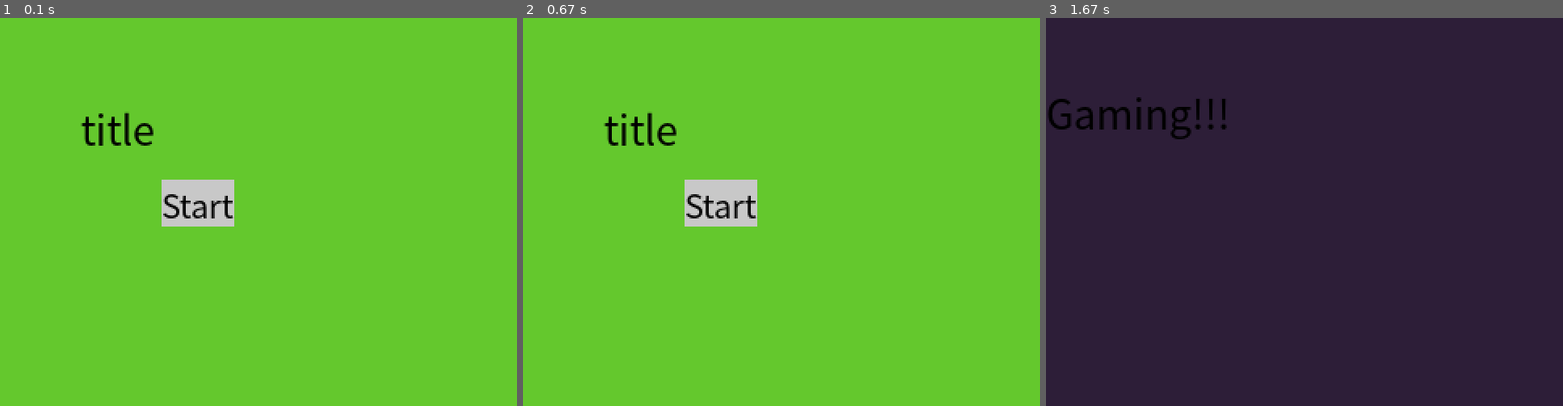
Above: before the commit, frames 1-3 (left to right).
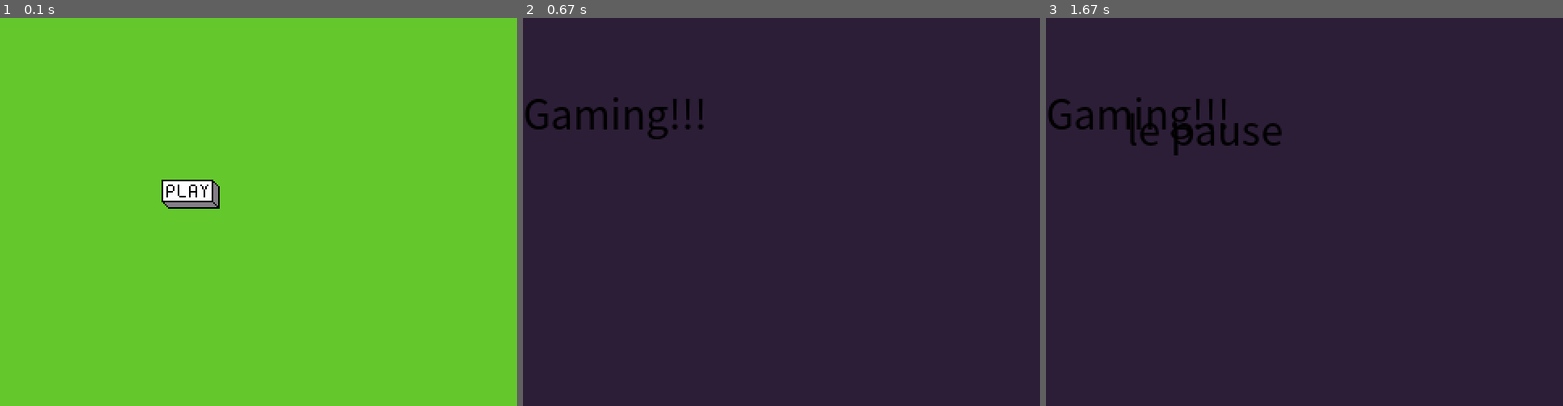
Above: after the commit, the same moments.

Repository: Galgunn/PygamePracticeNew
Game: pygame game, started from YourVeryOwnRamielGame/code/game_loop.py
Two runs of this game, one before a commit and one after it. Both use one fixed random seed, a clock stepped at 60 frames per second and the inputs below.
Inputs (mouse positions are in pixels of both pictures, inside the frame that each line leads up to):
- Up to frame 1 (0.1 s): no input
- Up to frame 2 (0.67 s): press the mouse at (709, 192) at 0.37 s; move the mouse to (667, 173) at 0.47 s; release the mouse at (621, 153) at 0.6 s
- Up to frame 3 (1.67 s): tap Enter at 0.67 s

The runs differ from the first frame. In frame 1, 2.1% of the frame differs, in the area x 15-46%, y 24-54%; in frame 2, 100%, in the area x 0-100%, y 0-100%; in frame 3, 0.7%.

Commit message:
added assets

Diff:
--- a/YourVeryOwnRamielGame/code/game_loop.py
+++ b/YourVeryOwnRamielGame/code/game_loop.py
@@ -1,5 +1,5 @@
 import pygame, sys
-from scripts.utils import draw_text
+from scripts.utils import draw_text, Animation,load_images
 from title_screen import Title
 
 pygame.init()
@@ -18,6 +18,10 @@
         self.state_stack = []
         self.font = pygame.font.SysFont('mspgothic', 25)
         self.load_states()
+
+        self.assets = {
+            'start_button': Animation(load_images('titleMenu', (1, 1, 1)), 10, True)
+        }
 
     def run(self):
         while self.running:
--- a/YourVeryOwnRamielGame/code/scripts/utils.py
+++ b/YourVeryOwnRamielGame/code/scripts/utils.py
@@ -1,10 +1,46 @@
-import pygame
+import pygame, os
+
+BASE_IMG_PATH = 'YourVeryOwnRamielGame/assets/images/'
 
 def draw_text(surf, font, text, color, pos):
     text_surf = font.render(text, True, color)
     #text_surf.set_colorkey((0, 0, 0))
     text_rect = text_surf.get_rect()
-    print(f'first rect:', text_rect)
     text_rect.topleft = pos
-    print(f'second:', text_rect)
     surf.blit(text_surf, text_rect)
+
+def load_image(path, colorkey=(0, 0, 0)):
+    img = pygame.image.load(BASE_IMG_PATH + path).convert_alpha()
+    img.set_colorkey(colorkey)
+    return img
+
+def load_images(path, colorkey=(0, 0, 0)):
+    images = []
+    for img_name in sorted(os.listdir(BASE_IMG_PATH + path)):
+        images.append(load_image(path + '/' + img_name, colorkey))
+    return images
+
+class Animation():
+    def __init__(self, images, frame_dur, loop=True):
+        self.images = images
+        self.frame_dur = frame_dur
+        self.loop = loop
+        self.done = False
+        self.frame = 0
+
+    def copy(self):
+        return Animation(self.images, self.frame_dur, self.loop)
+
+    def update(self):
+        if self.loop:
+            self.frame = (self.frame + 1) % (self.frame_dur * len(self.images))
+        else:
+            self.frame = min(self.frame + 1, self.frame_dur * len(self.images) - 1)
+            if self.frame >= self.frame_dur * len(self.images) - 1:
+                self.done = True
+
+    def reset(self):
+        self.frame = 0
+
+    def img(self):
+        return self.images[int(self.frame / self.frame_dur)]
--- a/YourVeryOwnRamielGame/code/title_screen.py
+++ b/YourVeryOwnRamielGame/code/title_screen.py
@@ -1,5 +1,5 @@
 from scripts.state import State
-from scripts.utils import draw_text
+from scripts.utils import draw_text, Animation, load_images
 from game import Game
 import pygame
 
@@ -8,23 +8,30 @@
         super().__init__(game)
         self.title_font = pygame.font.SysFont('mspgothic', 20)
         self.font_surf = self.title_font.render('Start', True, (0, 0, 0), (200, 200, 200))
-        self.font_rect = self.font_surf.get_rect()
+        self.font_rect = self.font_surf.get_rect(topleft=(100, 100))
+
+        self.rect= pygame.Rect(100, 100, 33, 14)
 
     def update(self):
         mpos = pygame.mouse.get_pos()
-        mpos = (mpos[0] * 2, mpos[1] * 2)
+        mpos = (mpos[0] / 2, mpos[1] / 2)
         if self.game.menu_options['enter']:
             new_state = Game(self.game)
             new_state.enter_state()
-        if self.game.menu_options['left_click']:
-            if self.font_rect.collidepoint(mpos):
-                self.font_surf = self.title_font.render('Start', True, (0, 0, 0), (100, 100, 200))
+        if self.rect.collidepoint(mpos):
+            self.game.assets['start_button'].update()
+            if self.game.menu_options['left_click']:
+                new_state = Game(self.game)
+                new_state.enter_state()
+        else:
+            self.game.assets['start_button'].reset()
         self.game.reset_keys()
+
 
         #print(mpos)
 
 
     def render(self, surf):
         surf.fill((100,200,45))
-        draw_text(surf, self.game.font, 'title', (0,0,0), (50, 50))
-        surf.blit(self.font_surf, (100, 100))
+        # pygame.draw.rect(surf, (45, 45, 45), self.rect, 1)
+        surf.blit(self.game.assets['start_button'].img(), self.rect)
Binary file added: YourVeryOwnRamielGame/assets/images/titleMenu/00.png
Binary file added: YourVeryOwnRamielGame/assets/images/titleMenu/01.png
Not shown, added: YourVeryOwnRamielGame/assets/text.aseprite
